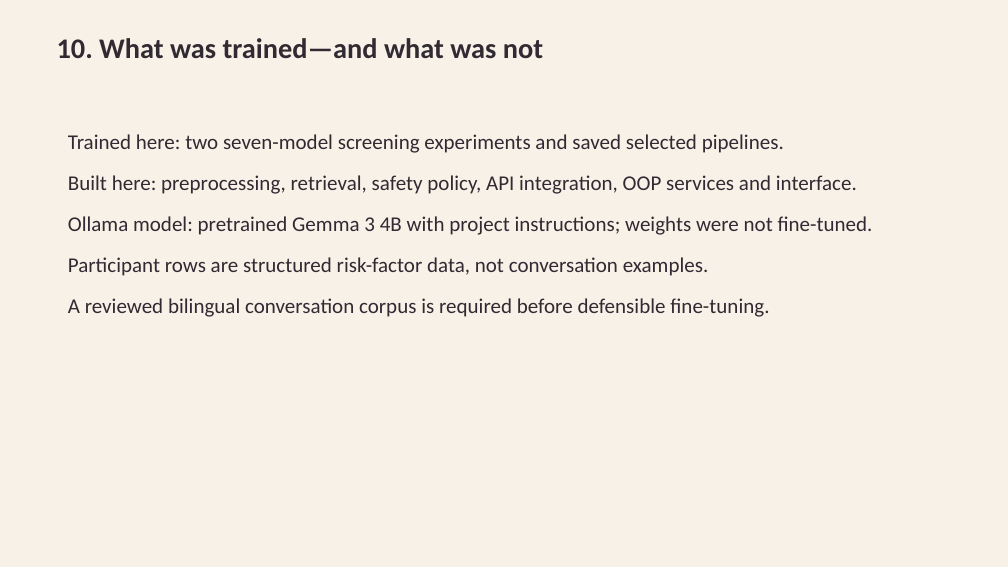
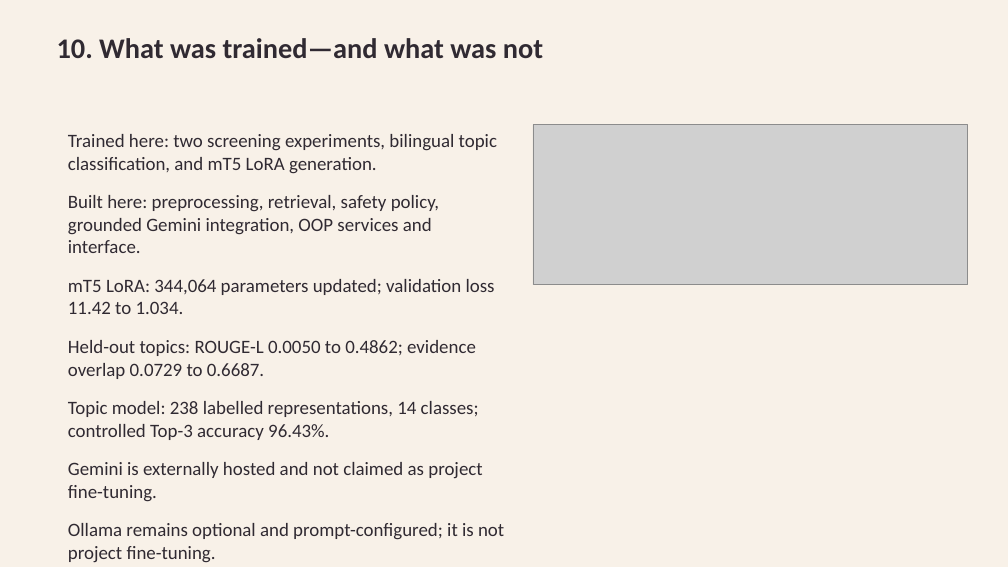
Before and after one commit to IrutingaboRaissa/UMUBYEYI, a slide deck: slide 11 of Umubyeyi_Presentation.pptx. Drawn at 1008x567 pixels with LibreOffice and Linux fonts; fonts in the diff are those of the drawing; grey boxes stand for pictures. Boxes give left, top, right and bottom in pixels: in the first picture for what was removed or moved away, otherwise in the second. Text is boxed around its words. In the diff, an @@ line names an element or a change of style, - is before the commit and + after.

Commit message:
feat: add trained topic routing and grounded generation

```diff
--- a/Umubyeyi_Presentation.pptx
+++ b/Umubyeyi_Presentation.pptx
@@ text at (68, 134, 504, 563): text changed; size 20 to 18 pt @@
-Trained here: two seven-model screening experiments and saved selected pipelines.
-Built here: preprocessing, retrieval, safety policy, API integration, OOP services and interface.
-Ollama model: pretrained Gemma 3 4B with project instructions; weights were not fine-tuned.
-Participant rows are structured risk-factor data, not conversation examples.
-A reviewed bilingual conversation corpus is required before defensible fine-tuning.
+Trained here: two screening experiments, bilingual topic classification, and mT5 LoRA generation.
+Built here: preprocessing, retrieval, safety policy, grounded Gemini integration, OOP services and interface.
+mT5 LoRA: 344,064 parameters updated; validation loss 11.42 to 1.034.
+Held-out topics: ROUGE-L 0.0050 to 0.4862; evidence overlap 0.0729 to 0.6687.
+Topic model: 238 labelled representations, 14 classes; controlled Top-3 accuracy 96.43%.
+Gemini is externally hosted and not claimed as project fine-tuning.
+Ollama remains optional and prompt-configured; it is not project fine-tuning.
@@ picture added at (533, 125, 968, 285) @@
```
Also in this commit, not shown: 4 other slides changed, 49 other files.
